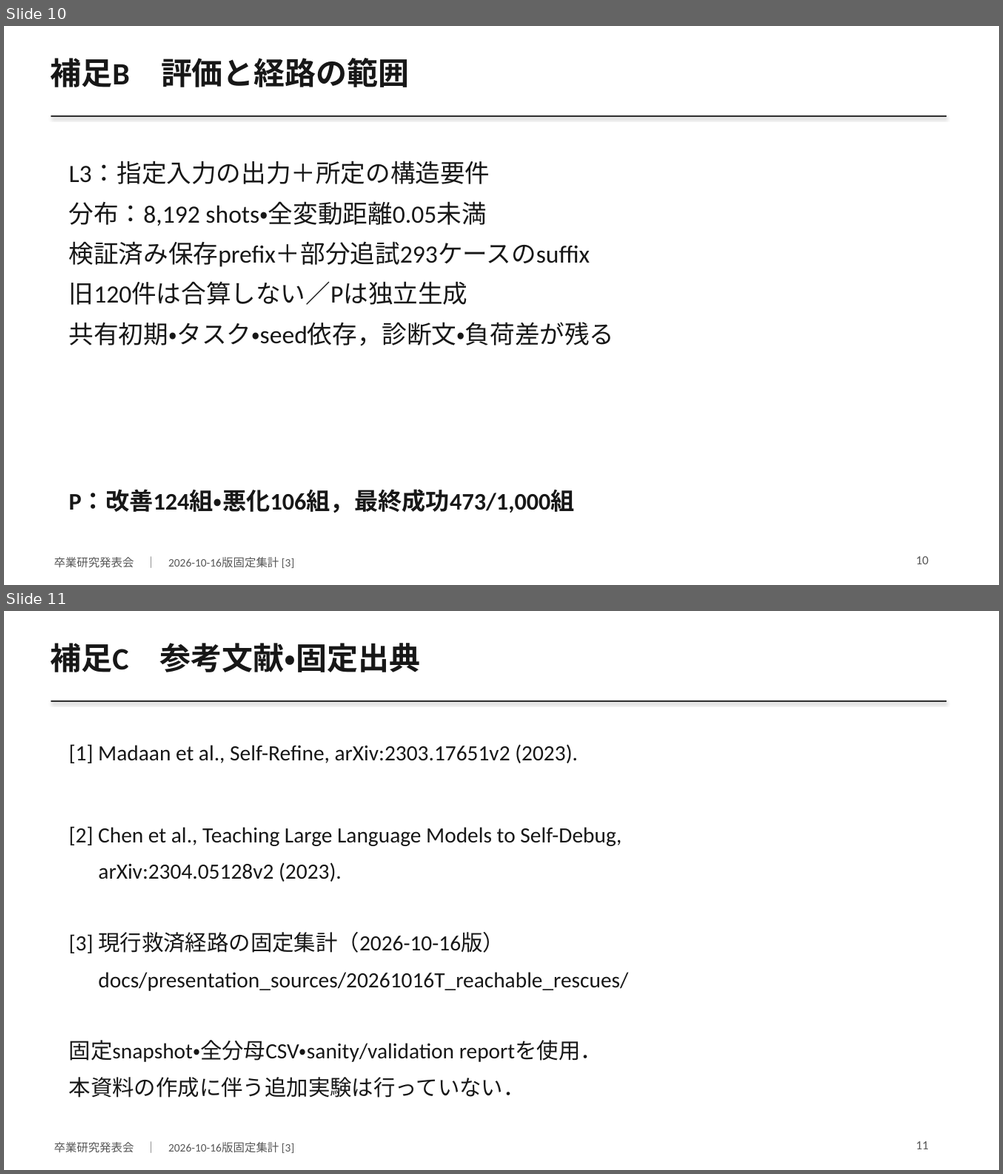
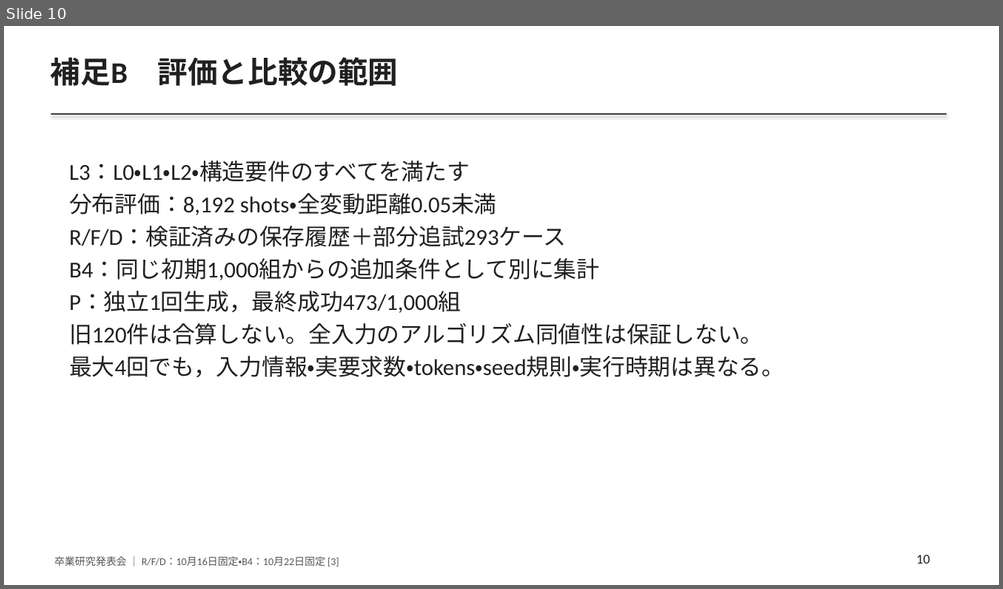
Before and after one commit to yuuma-ito/2026_ito_qLLM-ver3, a slide deck: docs/graduation2026/slides.pptx. Shown one above the other, each under a label of ours: slides 10 and 11 before the commit, slide 10 after it. The pictures are 1003x1174 and 1003x589 pixels, drawn with LibreOffice and Linux fonts; fonts in the diff are those of the drawing. Boxes give left, top, right and bottom in pixels: in the first picture for what was removed or moved away, otherwise in the second. Text is boxed around its words. In the diff, an @@ line names an element or a change of style, - is before the commit and + after.

Commit message:
docs: 卒論の参照先を修正し最新内容を発表スライドへ反映
参考文献の版と資料の参照先を修正し、WordとPDFに文献リンクを付与した。

修正と独立再生成の比較、介入カタログ、追加計算コスト、結論を発表資料に反映し、数値・表示・リンクの検証記録と再実行用スクリプトを追加した。

```diff
--- a/docs/graduation2026/slides.pptx
+++ b/docs/graduation2026/slides.pptx
@@ slide 11 removed at [4,611,999,1170], background #FFFFFF @@
@@ text removed at [50,643,421,672] @@
-補足C 参考文献・固定出典
@@ rectangle removed at [51,701,946,702] @@
@@ text removed at [69,744,578,763] @@
-[1] Madaan et al., Self-Refine, arXiv:2303.17651v2 (2023).
@@ text removed at [69,826,621,882] @@
-[2] Chen et al., Teaching Large Language Models to Self-Debug,
-arXiv:2304.05128v2 (2023).
@@ text removed at [69,932,628,991] @@
-[3] 現行救済経路の固定集計（2026-10-16版）
-docs/presentation_sources/20261016T_reachable_rescues/
@@ text removed at [69,1040,602,1098] @@
-固定snapshot・全分母CSV・sanity/validation reportを使用．
-本資料の作成に伴う追加実験は行っていない．
@@ text removed at [54,1142,294,1153] @@
-卒業研究発表会 ｜ 2026-10-16版固定集計 [3]
@@ text removed at [916,1142,928,1150] @@
-11
@@ slide 10 changed as well @@
@@ text at [51,57,398,86]: text changed; size 30 to 29 pt; text colour #171717 to #202020 @@
-補足B 評価と経路の範囲
+補足B 評価と比較の範囲
@@ rectangle at [51,113,946,115]: fill #333333 to #444444 @@
@@ text at [69,161,784,378]: text changed; size 24 to 22 pt; text colour #171717 to #202020 @@
-L3：指定入力の出力＋所定の構造要件
-分布：8,192 shots・全変動距離0.05未満
-検証済み保存prefix＋部分追試293ケースのsuffix
-旧120件は合算しない／Pは独立生成
-共有初期・タスク・seed依存，診断文・負荷差が残る
+L3：L0・L1・L2・構造要件のすべてを満たす
+分布評価：8,192 shots・全変動距離0.05未満
+R/F/D：検証済みの保存履歴＋部分追試293ケース
+B4：同じ初期1,000組からの追加条件として別に集計
+P：独立1回生成，最終成功473/1,000組
+旧120件は合算しない。全入力のアルゴリズム同値性は保証しない。
+最大4回でも，入力情報・実要求数・tokens・seed規則・実行時期は異なる。
@@ text removed at [69,489,575,514] @@
-P：改善124組・悪化106組，最終成功473/1,000組
@@ text at [54,557,339,567]: text changed; size 11 to 10 pt @@
-卒業研究発表会 ｜ 2026-10-16版固定集計 [3]
+卒業研究発表会 ｜ R/F/D：10月16日固定・B4：10月22日固定 [3]
@@ text "10" at [916,555,929,564]: size 12 to 13 pt, text colour #555555 to #202020; less space between paragraphs @@
```
Also in this commit, not shown: 2 other slides changed, 9 slides added, 7 other slides removed, 28 other files.
